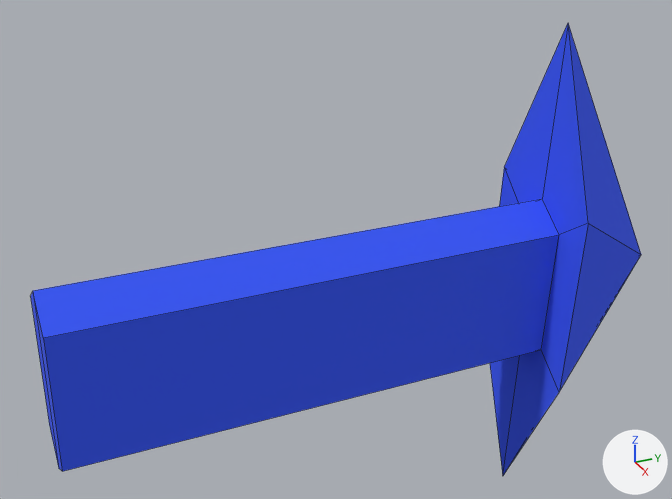
A saved change to the OBJ model android/assets/3dArrow/arrow.obj.
Both versions are drawn from a 50 mm camera at (1.268, -0.659, 0.768) aimed at (-0.074, -0.056, 0.097). Every picture has the same lights, and +X, +Y and +Z are marked at lower right. Mesh edges are drawn as thin lines. Where no turn or scale is listed for an object, it has been applied to the vertices.

In view in the first picture: 'Cube_Cube.004'.
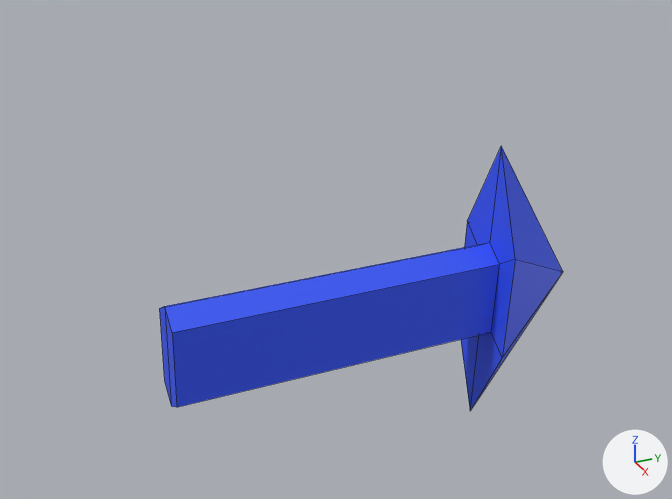
Where the change shows, as pixel boxes (x1, y1, x2, y2) in the pictures (672 x 499 px):
'Cube_Cube.004', recoloured, reshaped (34% narrower, 41% shorter)
    before: (30, 24, 641, 475)
    after: (159, 146, 563, 411)

The edits, one by one:
Material 'Pfeilmaterial' (mat_pfeilmaterial) is new.
Its texture is img_arrow_png.
Its roughness is 0.559.
me_cube_cube_004 has 19 vertices, 20 faces and spans x -0.137..0.137, y -0.567..0.567, z -0.476..0.476.
me_cube_cube_004 is used by ob_cube_cube_004; location (0.0, 0.0, 0.0).
me_cube_cube_004 no longer uses material mat_none (picture img_arrow_png).
Part 1, on me_cube_cube_004:
Vertex 0 of me_cube_cube_004 moves from (-0.052, -0.567, 0.124) at pixel (30, 296) to (-0.033, -0.38, 0.073) at pixel (159, 308).
Vertex 1 of me_cube_cube_004 moves from (-0.068, -0.567, -0.116) at pixel (49, 424) to (-0.042, -0.38, -0.068) at pixel (164, 380).
Vertex 2 of me_cube_cube_004 moves from (0.068, -0.567, 0.116) at pixel (43, 337) to (0.042, -0.38, 0.068) at pixel (172, 332).
Vertex 3 of me_cube_cube_004 moves from (0.052, -0.567, -0.124) at pixel (62, 471) to (0.033, -0.38, -0.073) at pixel (176, 407).
Vertex 4 of me_cube_cube_004 moves from (0.137, 0.308, 0.165) at pixel (588, 223) to (0.085, 0.206, 0.096) at pixel (515, 259).
Vertex 5 of me_cube_cube_004 moves from (-0.114, 0.308, 0.181) at pixel (504, 167) to (-0.072, 0.206, 0.106) at pixel (467, 221).
Vertex 6 of me_cube_cube_004 moves from (0.114, 0.308, -0.181) at pixel (559, 392) to (0.072, 0.206, -0.106) at pixel (502, 357).
Vertex 7 of me_cube_cube_004 moves from (-0.137, 0.308, -0.165) to (-0.085, 0.206, -0.096).
Vertex 8 of me_cube_cube_004 moves from (-0.052, 0.307, 0.124) to (-0.033, 0.206, 0.073) at pixel (477, 245).
Vertex 9 of me_cube_cube_004 moves from (0.052, 0.307, -0.124) at pixel (541, 349) to (0.033, 0.206, -0.073) at pixel (491, 332).
Vertex 10 of me_cube_cube_004 moves from (0.068, 0.307, 0.116) at pixel (559, 234) to (0.042, 0.206, 0.068) at pixel (499, 264).
Vertex 11 of me_cube_cube_004 moves from (-0.068, 0.307, -0.116) to (-0.042, 0.206, -0.068).
Vertex 12 of me_cube_cube_004 moves from (0.011, -0.567, 0.163) at pixel (32, 290) to (0.006, -0.38, 0.095) at pixel (164, 306).
Vertex 13 of me_cube_cube_004 moves from (0.0, 0.567, 0.0) at pixel (641, 254) to (0.0, 0.38, 0.0) at pixel (563, 271).
Vertex 14 of me_cube_cube_004 moves from (-0.011, -0.567, -0.163) at pixel (58, 468) to (-0.006, -0.38, -0.095) at pixel (171, 406).
Vertex 15 of me_cube_cube_004 moves from (0.031, 0.308, 0.476) at pixel (568, 22) to (0.018, 0.206, 0.277) at pixel (501, 145).
Vertex 16 of me_cube_cube_004 moves from (-0.031, 0.308, -0.476) at pixel (502, 476) to (-0.018, 0.206, -0.277) at pixel (470, 411).
Vertex 17 of me_cube_cube_004 moves from (-0.011, 0.307, -0.163) to (-0.006, 0.206, -0.095).
Vertex 18 of me_cube_cube_004 moves from (0.011, 0.307, 0.163) at pixel (542, 198) to (0.006, 0.206, 0.095) at pixel (489, 242).
me_cube_cube_004 now uses material mat_pfeilmaterial (picture img_arrow_png).
